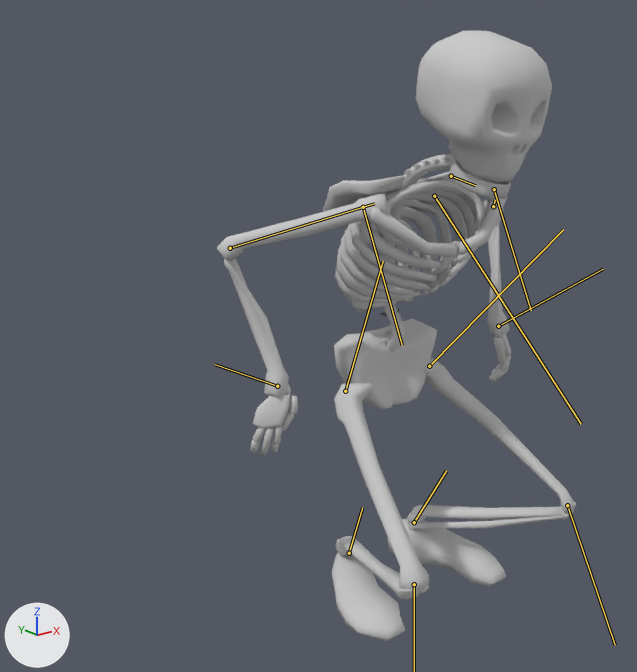
A saved change to the FBX model Assets/models/jump.FBX.
Both versions are drawn from a camera (50 mm lens) standing at (-1.468, -1.521, 1.328) and looking at (-0.218, 0.041, 0.703). Lighting does not change. The marker at lower left points along +X, +Y and +Z. Both versions are drawn at frame 1 of the action 'Take 001'; the numbers are the values there. The bones that change are drawn over the model as lines.

Names of what the first picture shows: 'mesh_body', 'mesh_head', 'mesh_left_arm', 'mesh_left_leg', 'mesh_right_arm', 'mesh_right_leg'.
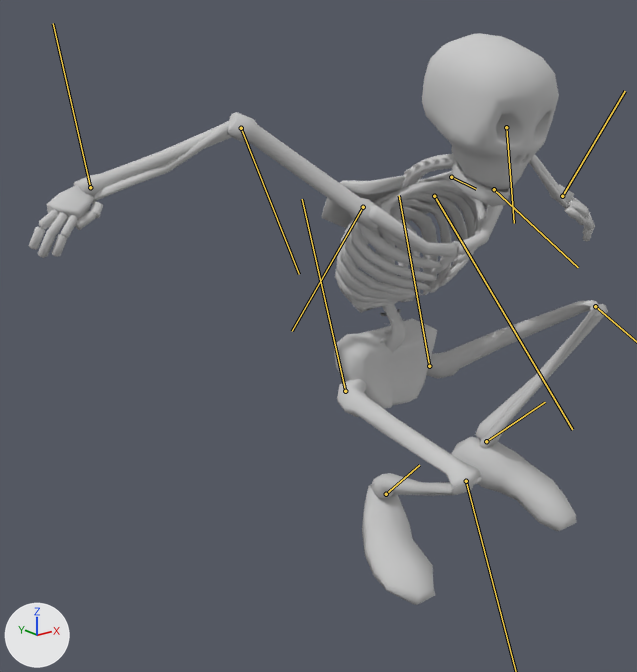
Changed parts and their boxes (x1, y1, x2, y2) in the pictures (637 x 672 px):
'mesh_left_leg', posed: before (387, 358, 576, 586); after (427, 300, 608, 531)
'mesh_head', posed: before (416, 31, 552, 199); after (422, 33, 559, 206)
'mesh_right_leg', posed (47% wider, 13% shorter): before (332, 382, 430, 641); after (337, 379, 482, 605)
'mesh_right_arm', posed (101% wider, 44% shorter): before (217, 194, 390, 456); after (29, 112, 378, 258)
'mesh_left_arm', posed: before (484, 197, 511, 382); after (482, 155, 595, 242)
bone 'Base HumanLThigh', root to tip: before (429, 366) to (563, 229); after (429, 366) to (399, 195)
bone 'Base HumanLFoot', root to tip: before (414, 522) to (446, 470); after (486, 441) to (545, 402)
bone 'Base HumanRThigh', root to tip: before (345, 391) to (383, 261); after (345, 391) to (302, 199)
bone 'Base HumanRFoot', root to tip: before (349, 553) to (362, 507); after (386, 494) to (419, 465)
bone 'Base HumanLUpperarm', root to tip: before (494, 189) to (531, 310); after (494, 189) to (578, 267)
bone 'Base HumanLForearm', root to tip: before (493, 206) to (495, 200); after (506, 127) to (514, 223)
bone 'Base HumanLPalm', root to tip: before (498, 326) to (603, 269); after (562, 196) to (625, 91)
bone 'Base HumanRUpperarm', root to tip: before (363, 207) to (402, 345); after (363, 207) to (292, 331)
bone 'Base HumanRForearm', root to tip: before (230, 248) to (374, 203); after (241, 128) to (299, 274)
bone 'Base HumanRPalm', root to tip: before (277, 386) to (215, 364); after (90, 187) to (53, 23)
bone 'Base HumanNeck', root to tip: before (434, 196) to (581, 424); after (434, 196) to (572, 429)
bone 'Base HumanHead', root to tip: before (451, 176) to (475, 185); after (451, 177) to (476, 189)

What the commit changed:
Bone 'Base HumanLThigh' (bone_base_humanlthigh) turns from (-23, 23, 47) to (-9, 15, 120) degrees about its own x, y and z.
Bone 'Base HumanLCalf' (bone_base_humanlcalf) turns from (-14, 9, -118) to (-18, 6, -145) degrees about its own x, y and z.
Bone 'Base HumanLFoot' (bone_base_humanlfoot) turns from (-17, -22, 72) to (11, -1, 10) degrees about its own x, y and z.
Bone 'Base HumanRThigh' (bone_base_humanrthigh) turns from (20, -20, 49) to (14, -18, 87) degrees about its own x, y and z.
Bone 'Base HumanRCalf' (bone_base_humanrcalf) turns from (15, -9, -118) to (18, -6, -145) degrees about its own x, y and z.
Bone 'Base HumanRFoot' (bone_base_humanrfoot) turns from (19, 19, 70) to (0, 10, 40) degrees about its own x, y and z.
Bone 'Base HumanLUpperarm' (bone_base_humanlupperarm) turns from (0, 1, -2) to (-31, 17, -40) degrees about its own x, y and z.
Bone 'Base HumanLForearm' (bone_base_humanlforearm) turns from (0, 0, 58) to (0, 0, 45) degrees about its own x, y and z.
Bone 'Base HumanLPalm' (bone_base_humanlpalm) turns from (-13, 22, 32) to (-39, -7, 34) degrees about its own x, y and z.
Bone 'Base HumanRUpperarm' (bone_base_humanrupperarm) turns from (-2, 3, -1) to (7, -22, -48) degrees about its own x, y and z.
Bone 'Base HumanRForearm' (bone_base_humanrforearm) turns from (0, 0, 63) to (0, 0, 26) degrees about its own x, y and z.
Bone 'Base HumanRPalm' (bone_base_humanrpalm) turns from (7, -26, 37) to (69, 9, 66) degrees about its own x, y and z.
Bone 'Base HumanNeck' (bone_base_humanneck) moves from (10.1, -18.9, 0.0) to (9.3, -19.3, 0.0).
Bone 'Base HumanHead' (bone_base_humanhead) moves from (-21.0, 8.0, 0.0) to (-21.1, 8.1, 0.0).
Bone 'Base HumanHead' (bone_base_humanhead) turns from (0, 0, 10) to (0, 0, 15) degrees about its own x, y and z.
